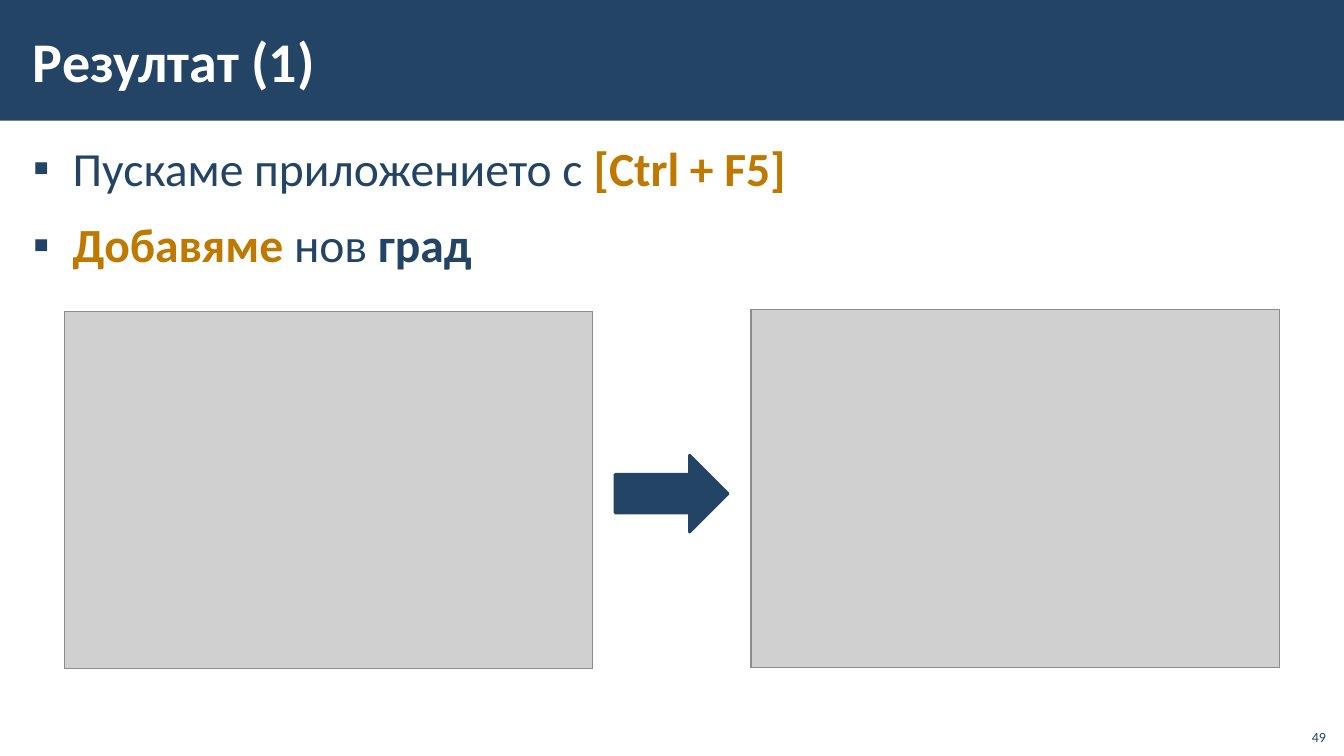
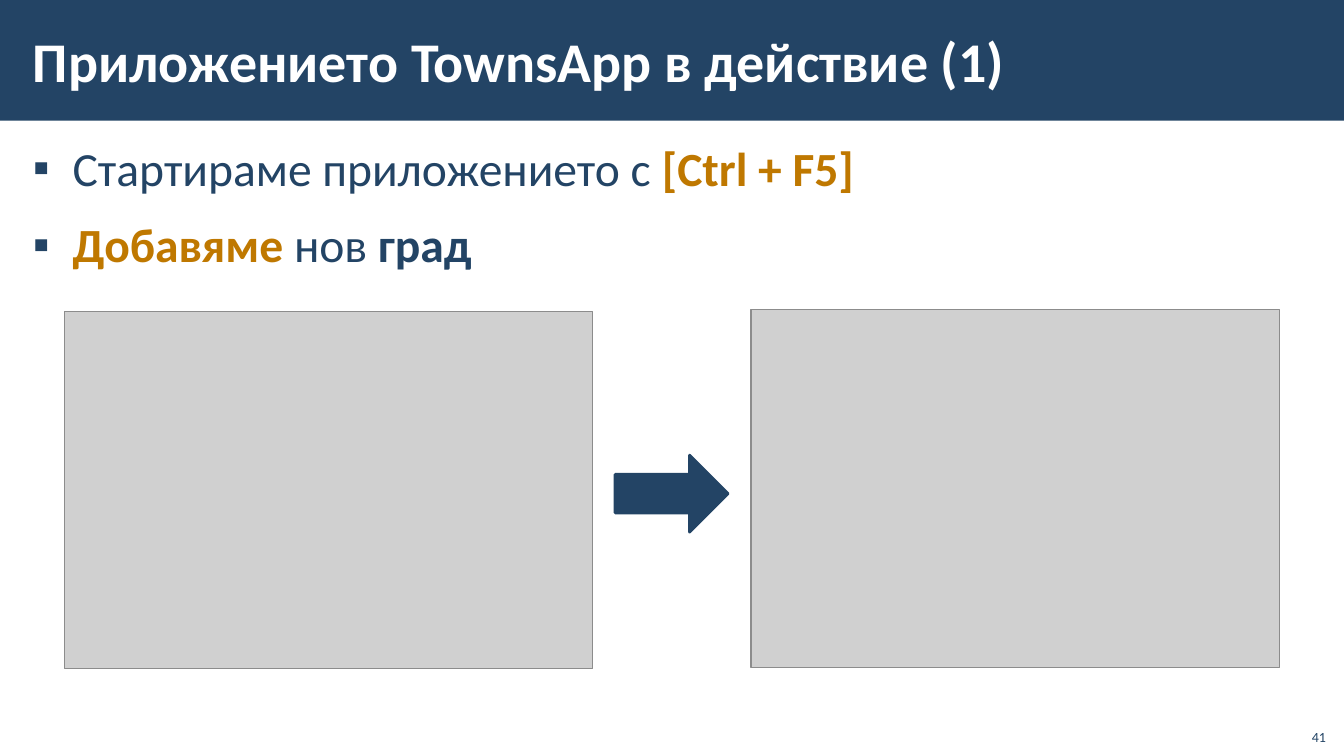
Before and after one commit to BG-IT-Edu/School-Programming, a slide deck: slide 41 of Courses/Software-Sciences/Module-4-Information-Systems-New/06-CRUD-with-EF-and-Windows-Forms/06-CRUD-with-EF-Core-and-Windows-Forms.pptx (slide 49 before the commit). Drawn at 1344x756 pixels with LibreOffice and Linux fonts; fonts in the diff are those of the drawing; grey boxes stand for pictures; background and template pictures are left out. Boxes give left, top, right and bottom in pixels: in the first picture for what was removed or moved away, otherwise in the second. Text is boxed around its words. In the diff, an @@ line names an element or a change of style, - is before the commit and + after.

```diff
--- a/Courses/Software-Sciences/Module-4-Information-Systems-New/06-CRUD-with-EF-and-Windows-Forms/06-CRUD-with-EF-Core-and-Windows-Forms.pptx
+++ b/Courses/Software-Sciences/Module-4-Information-Systems-New/06-CRUD-with-EF-and-Windows-Forms/06-CRUD-with-EF-Core-and-Windows-Forms.pptx
@@ title at [33, 40, 1004, 91]: text changed @@
-Резултат (1)
+Приложението TownsApp в действие (1)
@@ text at [73, 151, 854, 194]: text changed @@
-▪ Пускаме приложението с [Ctrl + F5]
+▪ Стартираме приложението с [Ctrl + F5]
@@ page number at [1312, 733, 1326, 742]: text changed @@
-49
+41
```
Also in this commit, not shown: 26 other slides changed, 1 slide added, 9 slides removed.
